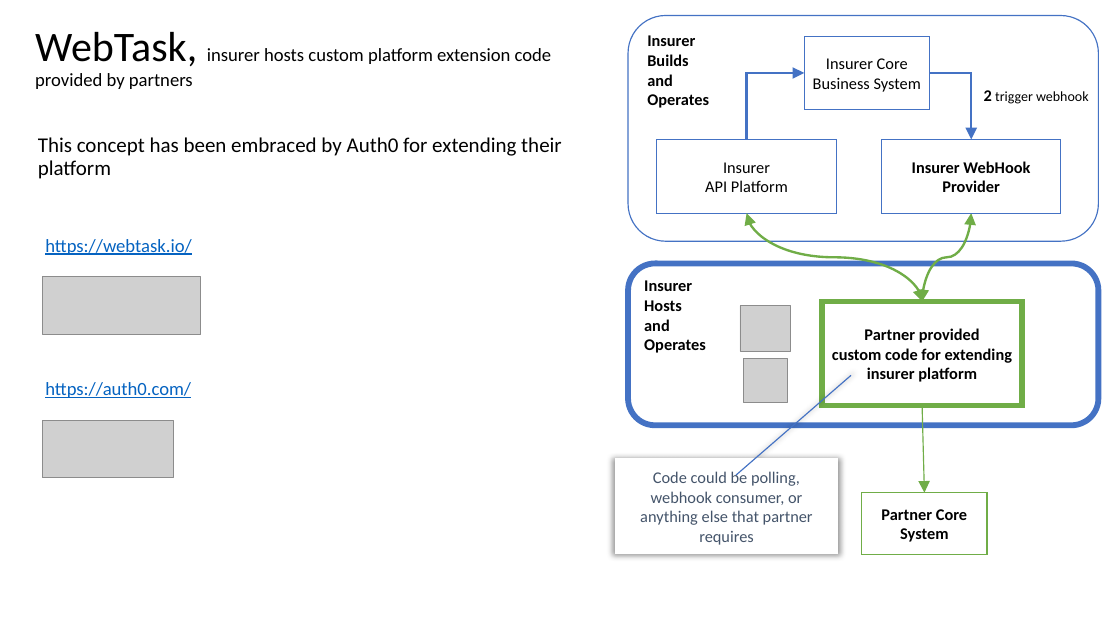
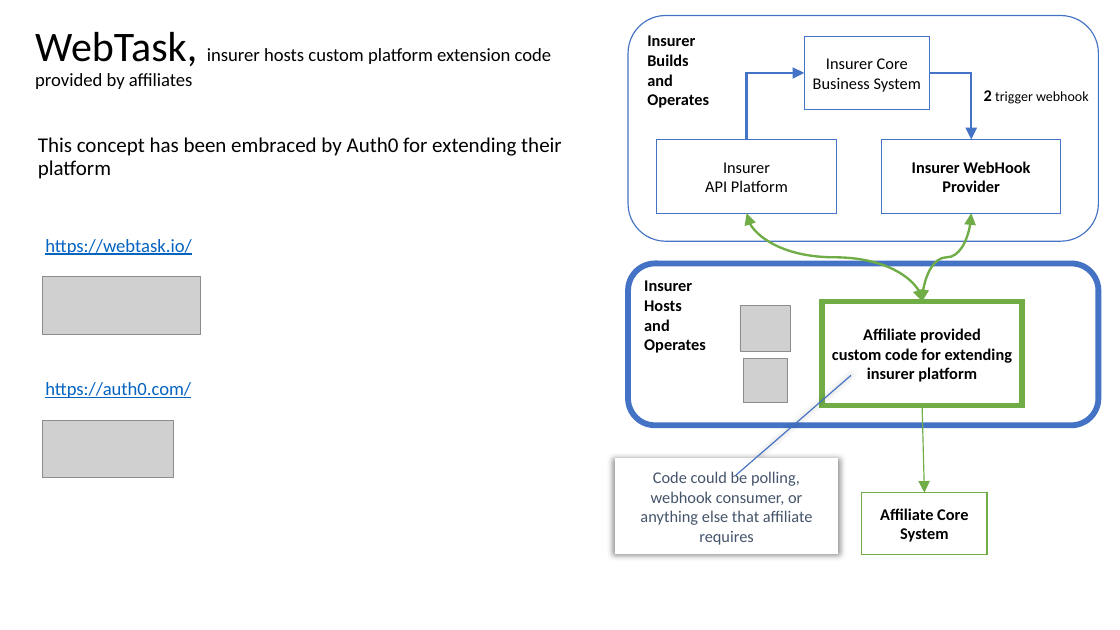
Before and after one commit to sujayathavale/outboundIntegrations, a slide deck: slide 7 of Outbound Integrations.pptx. Drawn at 1120x630 pixels with LibreOffice and Linux fonts; fonts in the diff are those of the drawing; grey boxes stand for pictures. Boxes give left, top, right and bottom in pixels: in the first picture for what was removed or moved away, otherwise in the second. Text is boxed around its words. In the diff, an @@ line names an element or a change of style, - is before the commit and + after.

Commit message:
Renamed partner to affiliate

```diff
--- a/Outbound Integrations.pptx
+++ b/Outbound Integrations.pptx
@@ title at (x1=35, y1=32, x2=552, y2=89): text changed @@
-WebTask, insurer hosts custom platform extension code provided by partners
+WebTask, insurer hosts custom platform extension code provided by affiliates
@@ text in rectangle at (x1=863, y1=328, x2=981, y2=343): text changed @@
-Partner provided
+Affiliate provided
@@ text in callout at (x1=640, y1=470, x2=813, y2=545): text changed @@
-Code could be polling, webhook consumer, or anything else that partner requires
+Code could be polling, webhook consumer, or anything else that affiliate requires
@@ text in rectangle at (x1=880, y1=508, x2=968, y2=520): text changed @@
-Partner Core
+Affiliate Core
```
Also in this commit, not shown: 7 other slides changed.
